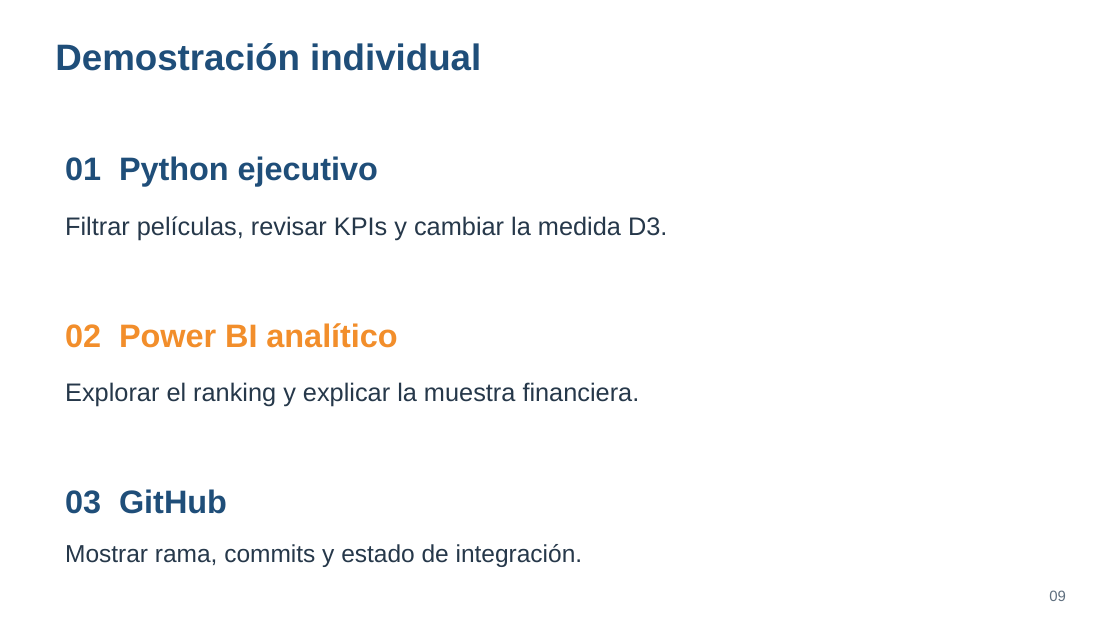
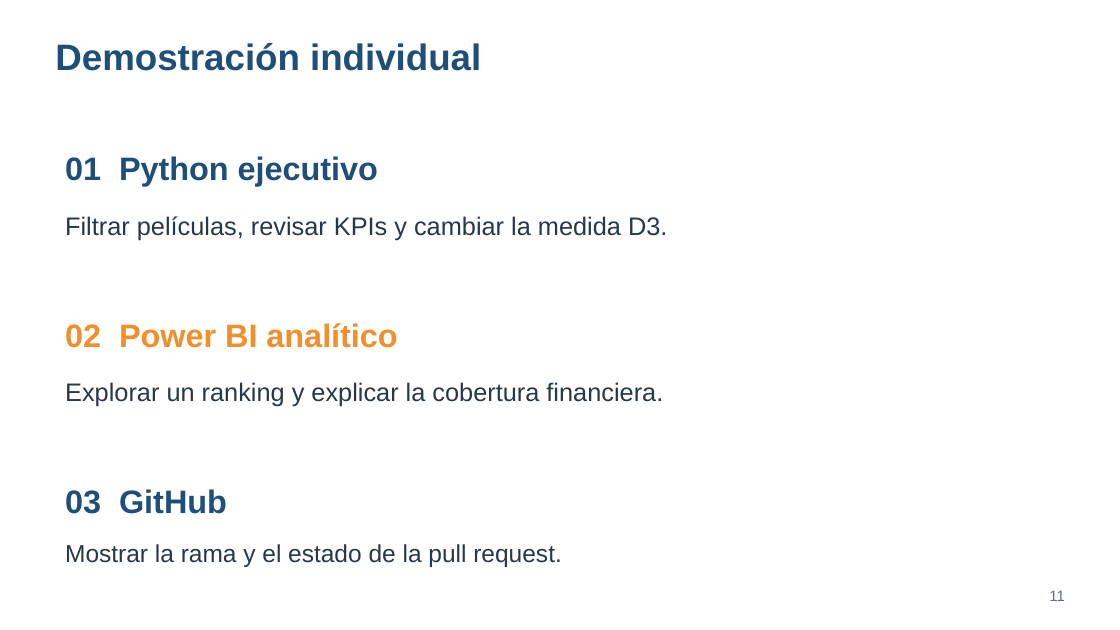
Before and after one commit to vicezepeda/STREAMVIEW-ANALYTICS, a slide deck: slide 11 of docs/Presentacion_StreamView_Semana9.pptx (slide 9 before the commit). Drawn at 1120x630 pixels with LibreOffice and Linux fonts; fonts in the diff are those of the drawing. Boxes give left, top, right and bottom in pixels: in the first picture for what was removed or moved away, otherwise in the second. Text is boxed around its words. In the diff, an @@ line names an element or a change of style, - is before the commit and + after.

```diff
--- a/docs/Presentacion_StreamView_Semana9.pptx
+++ b/docs/Presentacion_StreamView_Semana9.pptx
@@ text at [65,382,663,406]: text changed @@
-Explorar el ranking y explicar la muestra financiera.
+Explorar un ranking y explicar la cobertura financiera.
@@ text at [65,544,561,567]: text changed @@
-Mostrar rama, commits y estado de integración.
+Mostrar la rama y el estado de la pull request.
@@ text at [1049,590,1064,601]: text changed @@
-09
+11
```
Also in this commit, not shown: 6 other slides changed, 5 slides added, 3 slides removed, 27 other files.
